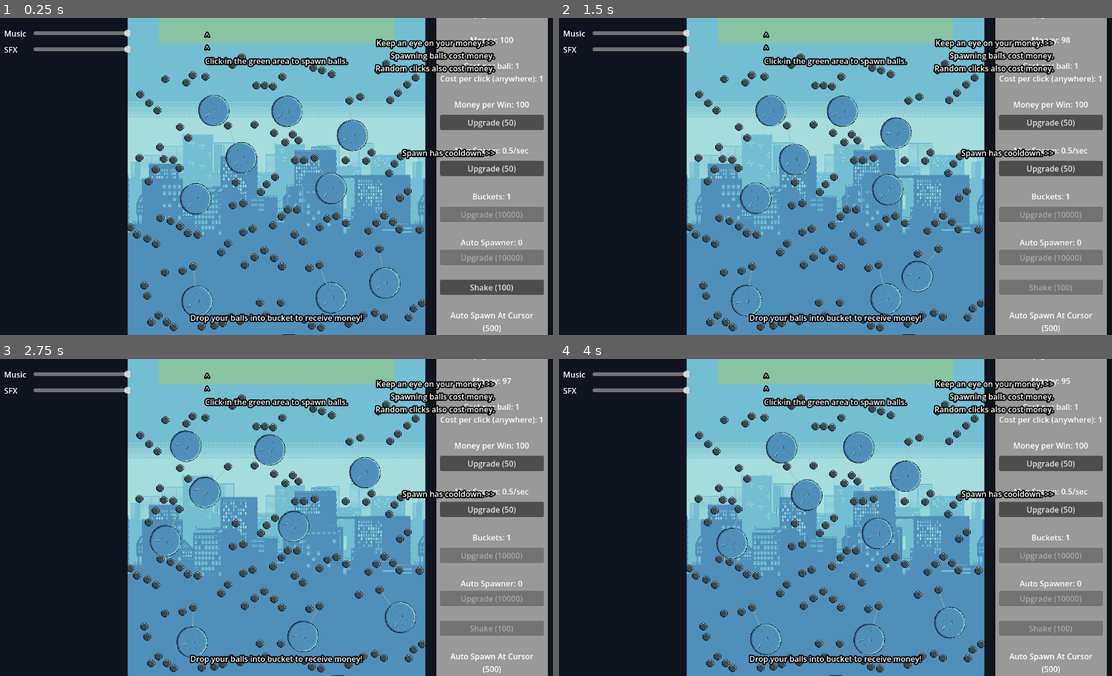
Above: before the commit, frames 1-4 (two rows, left to right).
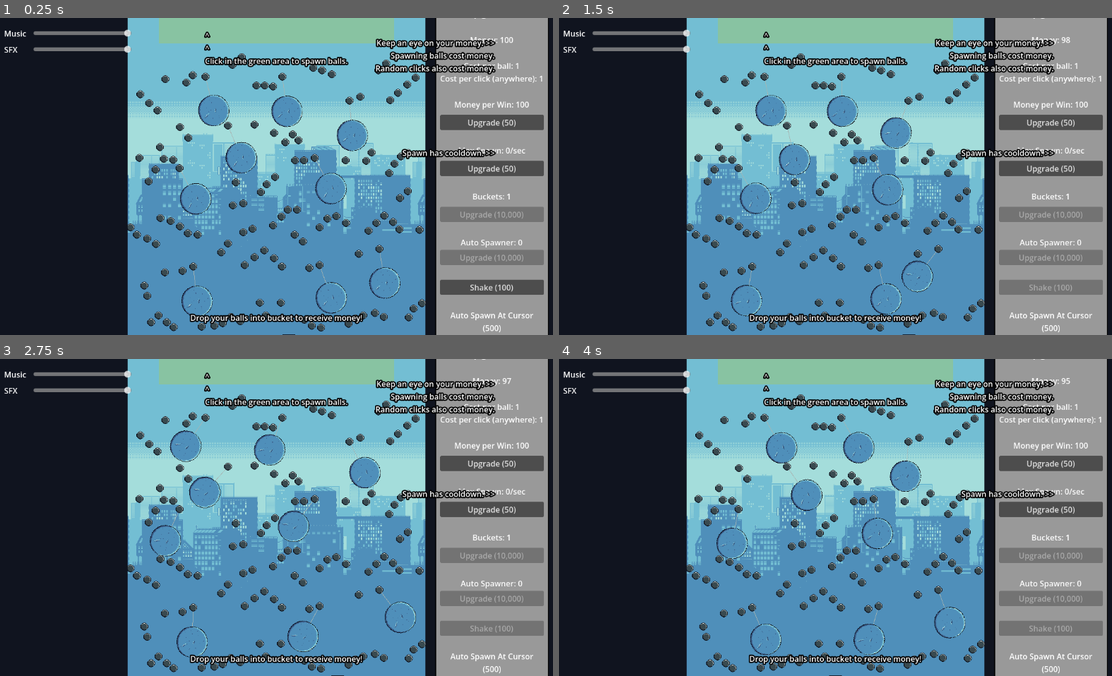
Above: after the commit, the same moments.

Repository: Purinut12/SoloJam2026
Game: Godot game, scene res://Scenes/main_game_scene.tscn
The game is run twice, just before and just after one commit, with the same random seed, the same clock (stepped at 60 frames per second) and the same inputs.
Inputs:
- Up to frame 1 (0.25 s): no input
- Up to frame 2 (1.5 s): click "Upgrade (50)" at 0.5 s; click "Upgrade (50)" at 1.25 s
- Up to frame 3 (2.75 s): click "Upgrade (50)" at 2 s
- Up to frame 4 (4 s): click "Upgrade (50)" at 2.75 s; click "Upgrade (50)" at 3.5 s

The runs differ from the first frame. In frame 1, 0.3% of the frame differs, in the area x 82-96%, y 40-78%; in frame 2, 0.3%; in frame 3, 0.3%; in frame 4, 0.3%.

Commit message:
feat: format number with commas

Diff:
--- a/Scripts/upgradeController.gd
+++ b/Scripts/upgradeController.gd
@@ -92,31 +92,31 @@
 	update_shake_label()
 
 func update_money_label():
-	moneyLabel.text = "Money: " + str(stats.money)
+	moneyLabel.text = "Money: " + format_number_with_commas(stats.money)
 
 func update_win_reward_label():
-	winRewardLabel.text = "Money per Win: " + str(stats.win_reward)
+	winRewardLabel.text = "Money per Win: " + format_number_with_commas(stats.win_reward)
 
 func update_win_reward_upgrade_label():
-	winRewardUpgradeButton.text = "Upgrade (" + str(stats.win_reward_upgrade_cost) + ")"
+	winRewardUpgradeButton.text = "Upgrade (" + format_number_with_commas(stats.win_reward_upgrade_cost) + ")"
 
 func update_max_spawn_label():
-	maxSpawnLabel.text = "Max Spawn: " + str(stats.spawn_rate) + "/sec"
+	maxSpawnLabel.text = "Max Spawn: " + format_number_with_commas(stats.spawn_rate) + "/sec"
 
 func update_max_spawn_upgrade_label():
-	maxSpawnUpgradeButton.text = "Upgrade (" + str(stats.spawn_rate_upgrade_cost) + ")"
+	maxSpawnUpgradeButton.text = "Upgrade (" + format_number_with_commas(stats.spawn_rate_upgrade_cost) + ")"
 
 func update_bucket_label():
-	bucketLabel.text = "Buckets: " + str(stats.bucket)
+	bucketLabel.text = "Buckets: " + format_number_with_commas(stats.bucket)
 
 func update_bucket_upgrade_label():
-	bucketUpgradeButton.text = "Upgrade (" + str(stats.bucket_upgrade_cost) + ")"
+	bucketUpgradeButton.text = "Upgrade (" + format_number_with_commas(stats.bucket_upgrade_cost) + ")"
 
 func update_auto_spawn_number_label():
-	autoSpawnNumberLabel.text = "Auto Spawner: " + str(stats.auto_spawn_level)
+	autoSpawnNumberLabel.text = "Auto Spawner: " + format_number_with_commas(stats.auto_spawn_level)
 
 func update_auto_spawn_number_upgrade_label():
-	autoSpawnNumberUpgradeButton.text = "Upgrade (" + str(stats.auto_spawn_upgrade_cost) + ")"
+	autoSpawnNumberUpgradeButton.text = "Upgrade (" + format_number_with_commas(stats.auto_spawn_upgrade_cost) + ")"
 
 func update_shake_label():
 	shakeButton.text = "Shake (" + str(get_shake_cost()) + ")"
@@ -148,3 +148,19 @@
 
 func _on_shake_button_shake_screen_signal() -> void:
 	add_money(-get_shake_cost())
+
+
+func format_number_with_commas(number: int) -> String:
+	var num_str: String = str(abs(number))
+	var result: String = ""
+	var count: int = 0
+
+	for i in range(num_str.length() - 1, -1, -1):
+		result = num_str[i] + result
+		count += 1
+		if count % 3 == 0 and i != 0:
+			result = "," + result
+
+	if number < 0:
+		result = "-" + result
+	return result
